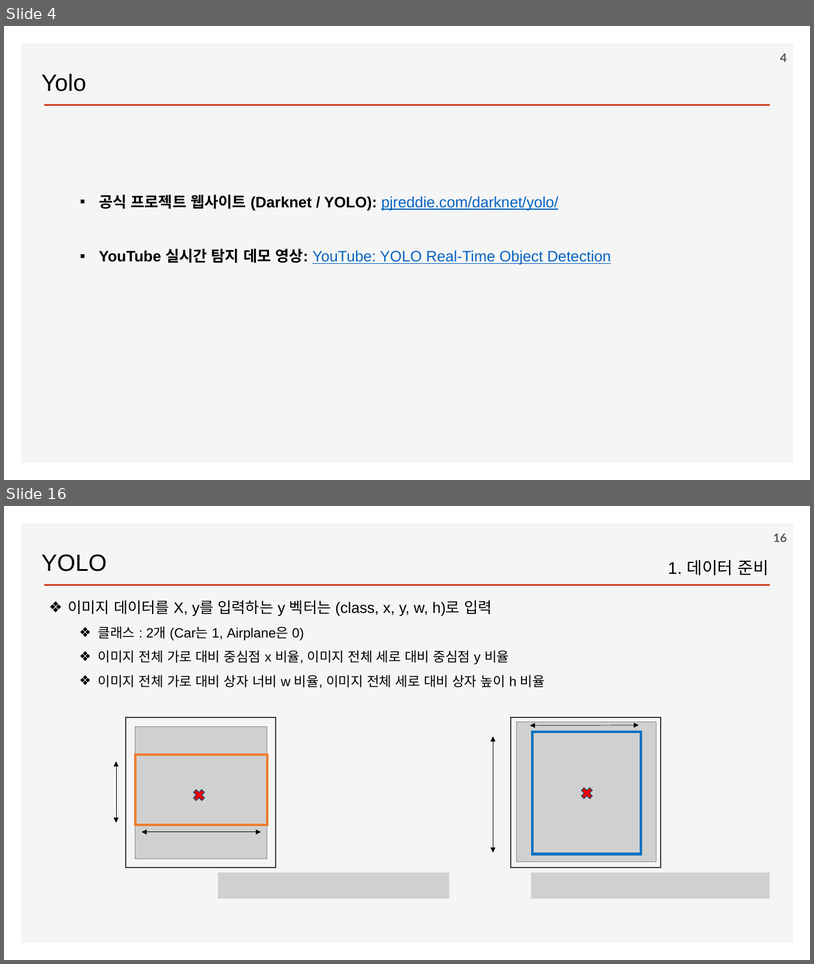
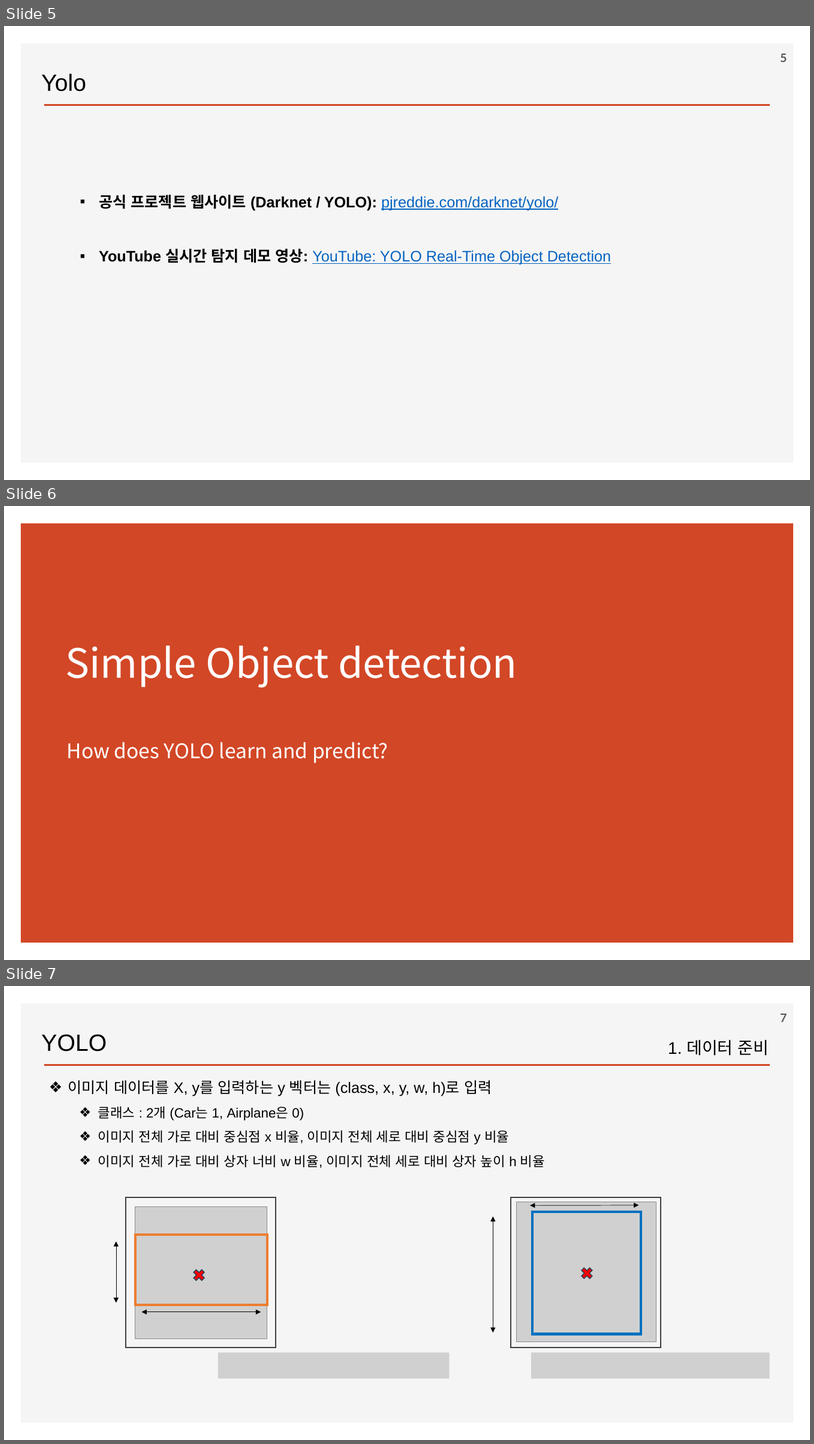
Before and after one commit to ancestor9/2026_Fall_Deep-Learning-with-Python, a slide deck: Chapter 12 Object detection.pptx. Shown one above the other, each under a label of ours: slides 4 and 16 before the commit, slides 5, 6 and 7 after it; the slides between them are not shown. The pictures are 814x964 and 814x1444 pixels, drawn with LibreOffice and Linux fonts; fonts in the diff are those of the drawing; grey boxes stand for pictures; background and template pictures are left out. Boxes give left, top, right and bottom in pixels: in the first picture for what was removed or moved away, otherwise in the second. Text is boxed around its words. In the diff, an @@ line names an element or a change of style, - is before the commit and + after.

```diff
--- a/Chapter 12 Object detection.pptx
+++ b/Chapter 12 Object detection.pptx
@@ slide 6 added at (x1=4, y1=506, x2=810, y2=960), background #FFFFFF @@
@@ rectangle added at (x1=21, y1=523, x2=794, y2=943), fill #D24726 @@
@@ title added at (x1=65, y1=645, x2=518, y2=688), 48 pt, text #FFFFFF @@
+Simple Object detection
@@ text added at (x1=67, y1=742, x2=389, y2=763), 24 pt, text #FFFFFF @@
+How does YOLO learn and predict?
@@ what was slide 4 is now slide 5 @@
@@ page number at (x1=780, y1=54, x2=787, y2=62): text changed @@
-4
+5
@@ what was slide 16 is now slide 7 @@
@@ page number at (x1=780, y1=1014, x2=787, y2=1022): text changed @@
-16
+7
```
Also in this commit, not shown: 15 slides changed, 2 other slides added.
